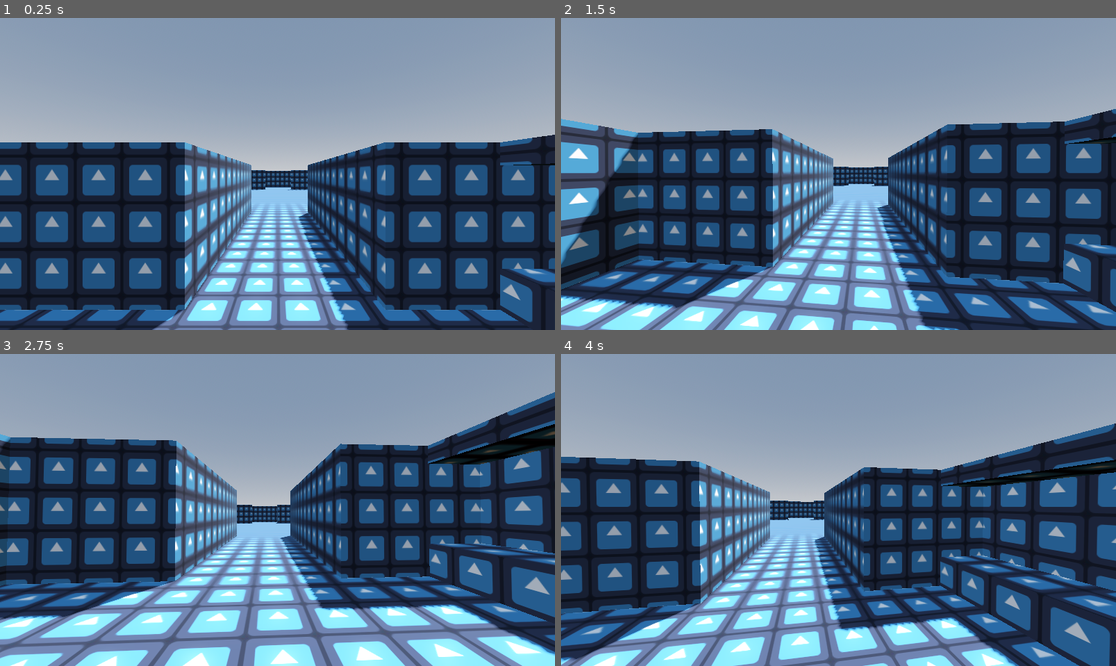
Above: before the commit, frames 1-4 (two rows, left to right).
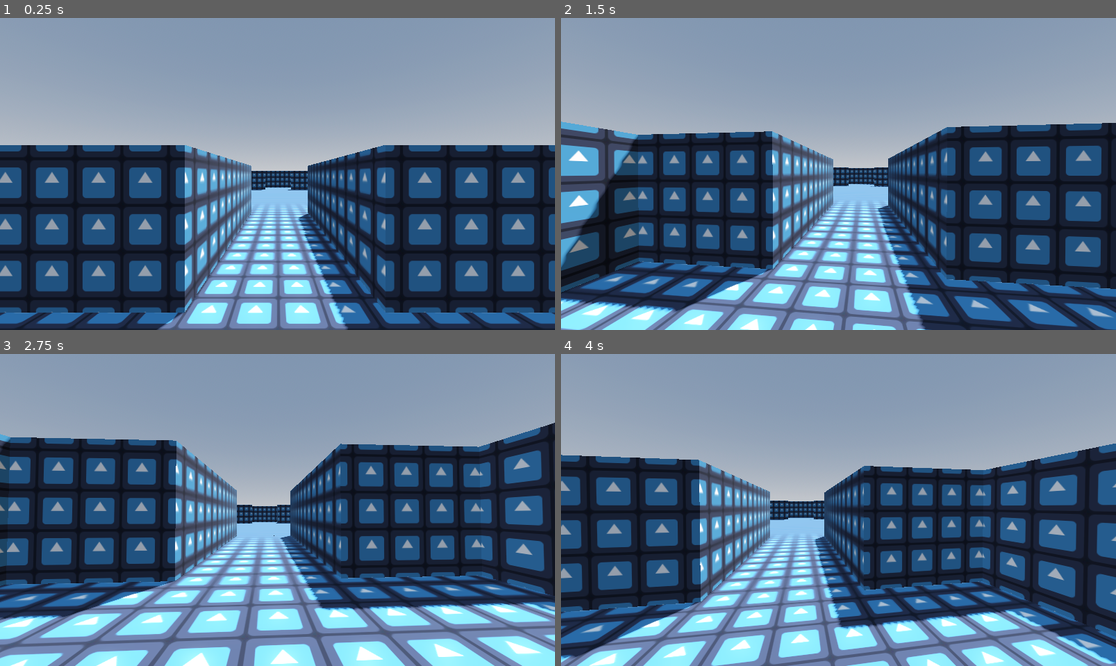
Above: after the commit, the same moments.

Repository: InTheBox-YT/Factory
Game: Godot game, scene res://world.tscn
The game is run twice, just before and just after one commit, with the same random seed, the same clock (stepped at 60 frames per second) and the same inputs. The engine's default icon, where the game draws it, is replaced by a stand-in: a white triangle on a blue panel in a dark square.
Inputs (mouse positions are in pixels of both pictures, inside the frame that each line leads up to):
- Up to frame 1 (0.25 s): no input
- Up to frame 2 (1.5 s): tap Enter (ui_accept) at 0.5, 0.77 s; move the mouse to (866, 174) at 0.52 s; hold Up (ui_up) from 0.53 s (still down); tap D (D) at 0.6 s; tap S (S) at 0.8, 1.35 s; move the mouse to (810, 174) at 1.27 s
- Up to frame 3 (2.75 s): keep holding Up (ui_up); tap Enter (ui_accept) at 1.52 s; tap D (D) at 1.55 s; move the mouse to (288, 503) at 2.02 s; tap A (A) at 2.1 s; tap S (S) at 2.3 s
- Up to frame 4 (4 s): keep holding Up (ui_up); tap Enter (ui_accept) at 2.75, 3.02, 3.77 s; move the mouse to (832, 516) at 2.77 s; tap D (D) at 2.85 s; move the mouse to (877, 513) at 3.52 s; tap S (S) at 3.6 s

The runs differ from the first frame. In frame 1, 14% of the frame differs, in the area x 0-100%, y 37-100%; in frame 2, 19%; in frame 3, 6.6%; in frame 4, 19%, in the area x 0-100%, y 22-100%.

Commit message:
asdasdasdad

Diff:
--- a/project.godot
+++ b/project.godot
@@ -42,3 +42,9 @@
 "events": [Object(InputEventKey,"resource_local_to_scene":false,"resource_name":"","device":-1,"window_id":0,"alt_press …(192 unchanged characters)…
 ]
 }
+
+[physics]
+
+common/physics_ticks_per_second=45
+3d/physics_engine="Jolt Physics"
+common/physics_interpolation=true
--- a/world.tscn
+++ b/world.tscn
@@ -37,6 +37,7 @@
 
 [node name="CSGBox3D7" type="CSGBox3D" parent="."]
 transform = Transform3D(1, 0, 0, 0, 1, 0, 0, 0, 1, 0, 0, -27.8097)
+use_collision = true
 size = Vector3(34.5957, 1, 22.9258)
 material = SubResource("StandardMaterial3D_fj7yv")
 
@@ -47,26 +48,31 @@
 
 [node name="CSGBox3D13" type="CSGBox3D" parent="."]
 transform = Transform3D(1, 0, 0, 0, 1, 0, 0, 0, 1, -6.24829, 1.79828, 3.77661)
+use_collision = true
 size = Vector3(0.503418, 4.59656, 5.44678)
 material = SubResource("StandardMaterial3D_fj7yv")
 
 [node name="CSGBox3D14" type="CSGBox3D" parent="."]
 transform = Transform3D(1, 0, 0, 0, 1, 0, 0, 0, 1, -6.24829, 1.79828, -3.71287)
+use_collision = true
 size = Vector3(0.503418, 4.59656, 5.44678)
 material = SubResource("StandardMaterial3D_fj7yv")
 
 [node name="CSGBox3D17" type="CSGBox3D" parent="."]
 transform = Transform3D(1, 0, 0, 0, 1, 0, 0, 0, 1, -12.8083, 1.79828, -1.21714)
+use_collision = true
 size = Vector3(13.3964, 4.59656, 0.455322)
 material = SubResource("StandardMaterial3D_fj7yv")
 
 [node name="CSGBox3D18" type="CSGBox3D" parent="."]
 transform = Transform3D(1, 0, 0, 0, 1, 0, 0, 0, 1, -12.8083, 1.79828, 1.25457)
+use_collision = true
 size = Vector3(13.3964, 4.59656, 0.455322)
 material = SubResource("StandardMaterial3D_fj7yv")
 
 [node name="CSGBox3D15" type="CSGBox3D" parent="."]
 transform = Transform3D(1, 0, 0, 0, 1, 0, 0, 0, 1, -12.4249, 0.381454, 0.0267196)
+use_collision = true
 size = Vector3(12.8567, 1.76291, 2.05344)
 material = SubResource("StandardMaterial3D_fj7yv")
 
@@ -77,31 +83,37 @@
 
 [node name="CSGBox3D16" type="CSGBox3D" parent="."]
 transform = Transform3D(1, 0, 0, 0, 1, 0, 0, 0, 1, -12.7169, 3.62267, 0.0267196)
+use_collision = true
 size = Vector3(13.4407, 0.952744, 2.05344)
 material = SubResource("StandardMaterial3D_fj7yv")
 
 [node name="CSGBox3D19" type="CSGBox3D" parent="."]
 transform = Transform3D(-4.37114e-08, 0, 1, 0, 1, 0, -1, 0, -4.37114e-08, 3.81073, 1.79828, 6.21218)
+use_collision = true
 size = Vector3(0.503418, 4.59656, 5.44678)
 material = SubResource("StandardMaterial3D_fj7yv")
 
 [node name="CSGBox3D20" type="CSGBox3D" parent="."]
 transform = Transform3D(-4.37114e-08, 0, 1, 0, 1, 0, -1, 0, -4.37114e-08, -3.67874, 1.79828, 6.22238)
+use_collision = true
 size = Vector3(0.503418, 4.59656, 5.44678)
 material = SubResource("StandardMaterial3D_fj7yv")
 
 [node name="CSGBox3D21" type="CSGBox3D" parent="."]
 transform = Transform3D(-4.37114e-08, 0, 1, 0, 1, 0, -1, 0, -4.37114e-08, -1.17409, 1.79828, 12.779)
+use_collision = true
 size = Vector3(13.3964, 4.59656, 0.455322)
 material = SubResource("StandardMaterial3D_fj7yv")
 
 [node name="CSGBox3D22" type="CSGBox3D" parent="."]
 transform = Transform3D(-4.37114e-08, 0, 1, 0, 1, 0, -1, 0, -4.37114e-08, 1.29762, 1.79828, 12.7757)
+use_collision = true
 size = Vector3(13.3964, 4.59656, 0.455322)
 material = SubResource("StandardMaterial3D_fj7yv")
 
 [node name="CSGBox3D23" type="CSGBox3D" parent="."]
 transform = Transform3D(-4.37114e-08, 0, 1, 0, 1, 0, -1, 0, -4.37114e-08, 0.0692482, 0.381455, 12.3939)
+use_collision = true
 size = Vector3(12.8567, 1.76291, 2.05344)
 material = SubResource("StandardMaterial3D_fj7yv")
 
@@ -112,76 +124,79 @@
 
 [node name="CSGBox3D24" type="CSGBox3D" parent="."]
 transform = Transform3D(-4.37114e-08, 0, 1, 0, 1, 0, -1, 0, -4.37114e-08, 0.0696459, 3.62267, 12.6859)
+use_collision = true
 size = Vector3(13.4407, 0.952744, 2.05344)
 material = SubResource("StandardMaterial3D_fj7yv")
 
 [node name="CSGBox3D9" type="CSGBox3D" parent="."]
 transform = Transform3D(1, 0, 0, 0, 1, 0, 0, 0, 1, -16.9755, 1.79828, -28.199)
+use_collision = true
 size = Vector3(0.503418, 4.59656, 24.6123)
 material = SubResource("StandardMaterial3D_fj7yv")
 
 [node name="CSGBox3D10" type="CSGBox3D" parent="."]
 transform = Transform3D(1, 0, 0, 0, 1, 0, 0, 0, 1, 17.1841, 1.79828, -28.199)
+use_collision = true
 size = Vector3(0.503418, 4.59656, 24.6123)
 material = SubResource("StandardMaterial3D_fj7yv")
 
 [node name="CSGBox3D30" type="CSGBox3D" parent="."]
 transform = Transform3D(1, 0, 0, 0, 1, 0, 0, 0, 1, 7.46142, 1.79828, -43.1139)
+use_collision = true
 size = Vector3(0.503418, 4.59656, 6.96509)
 material = SubResource("StandardMaterial3D_fj7yv")
 
 [node name="CSGBox3D31" type="CSGBox3D" parent="."]
 transform = Transform3D(1, 0, 0, 0, 1, 0, 0, 0, 1, -7.98635, 1.79828, -43.1139)
+use_collision = true
 size = Vector3(0.503418, 4.59656, 6.96509)
 material = SubResource("StandardMaterial3D_fj7yv")
 
 [node name="CSGBox3D3" type="CSGBox3D" parent="."]
 transform = Transform3D(1, 0, 0, 0, 1, 0, 0, 0, 1, 6.52855, 1.79828, 0)
+use_collision = true
 size = Vector3(0.503418, 4.59656, 13)
-material = SubResource("StandardMaterial3D_fj7yv")
-
-[node name="CSGBox3D4" type="CSGBox3D" parent="."]
-transform = Transform3D(1, 0, 0, 0, 1, 0, 0, 0, 1, 5.76939, 0.443932, 0.273743)
-size = Vector3(2.02173, 1.88786, 11.7919)
-material = SubResource("StandardMaterial3D_fj7yv")
-
-[node name="CSGBox3D25" type="CSGBox3D" parent="."]
-transform = Transform3D(1, 0, 0, 0, 1, 0, 0, 0, 1, 5.76939, 3.8454, 0.273743)
-size = Vector3(2.02173, 0.494835, 11.7919)
 material = SubResource("StandardMaterial3D_fj7yv")
 
 [node name="CSGBox3D5" type="CSGBox3D" parent="."]
 transform = Transform3D(-4.37114e-08, 0, 1, 0, 1, 0, -1, 0, -4.37114e-08, -9.92997, 1.79828, -39.8549)
+use_collision = true
 size = Vector3(0.503418, 4.59656, 15.2073)
 material = SubResource("StandardMaterial3D_fj7yv")
 
 [node name="CSGBox3D28" type="CSGBox3D" parent="."]
 transform = Transform3D(-4.37114e-08, 0, 1, 0, 1, 0, -1, 0, -4.37114e-08, 10.1877, 1.79828, -39.8549)
+use_collision = true
 size = Vector3(0.503418, 4.59656, 15.2073)
 material = SubResource("StandardMaterial3D_fj7yv")
 
 [node name="CSGBox3D32" type="CSGBox3D" parent="."]
 transform = Transform3D(-4.37114e-08, 0, 1, 0, 1, 0, -1, 0, -4.37114e-08, -0.470222, 1.79828, -46.3679)
+use_collision = true
 size = Vector3(0.503418, 4.59656, 16.6852)
 material = SubResource("StandardMaterial3D_fj7yv")
 
 [node name="CSGBox3D11" type="CSGBox3D" parent="."]
 transform = Transform3D(-4.37114e-08, 0, 1, 0, 1, 0, -1, 0, -4.37114e-08, -11.9859, 1.79828, -15.9928)
+use_collision = true
 size = Vector3(0.503418, 4.59656, 11.0955)
 material = SubResource("StandardMaterial3D_fj7yv")
 
 [node name="CSGBox3D12" type="CSGBox3D" parent="."]
 transform = Transform3D(-4.37114e-08, 0, 1, 0, 1, 0, -1, 0, -4.37114e-08, 11.9418, 1.79828, -15.9928)
+use_collision = true
 size = Vector3(0.503418, 4.59656, 11.0955)
 material = SubResource("StandardMaterial3D_fj7yv")
 
 [node name="CSGBox3D6" type="CSGBox3D" parent="."]
 transform = Transform3D(-4.37114e-08, 0, 1, 0, 1, 0, -1, 0, -4.37114e-08, 4.63657, 1.79828, -10.9595)
+use_collision = true
 size = Vector3(11.0623, 4.59656, 4.68701)
 material = SubResource("StandardMaterial3D_fj7yv")
 
 [node name="CSGBox3D8" type="CSGBox3D" parent="."]
 transform = Transform3D(-4.37114e-08, 0, 1, 0, 1, 0, -1, 0, -4.37114e-08, -4.35983, 1.79828, -10.9595)
+use_collision = true
 size = Vector3(11.0623, 4.59656, 4.68701)
 material = SubResource("StandardMaterial3D_fj7yv")
 
Not shown: 1 places in player.tscn that only renumber resources
Not shown: 1 places in world.tscn that only renumber resources
